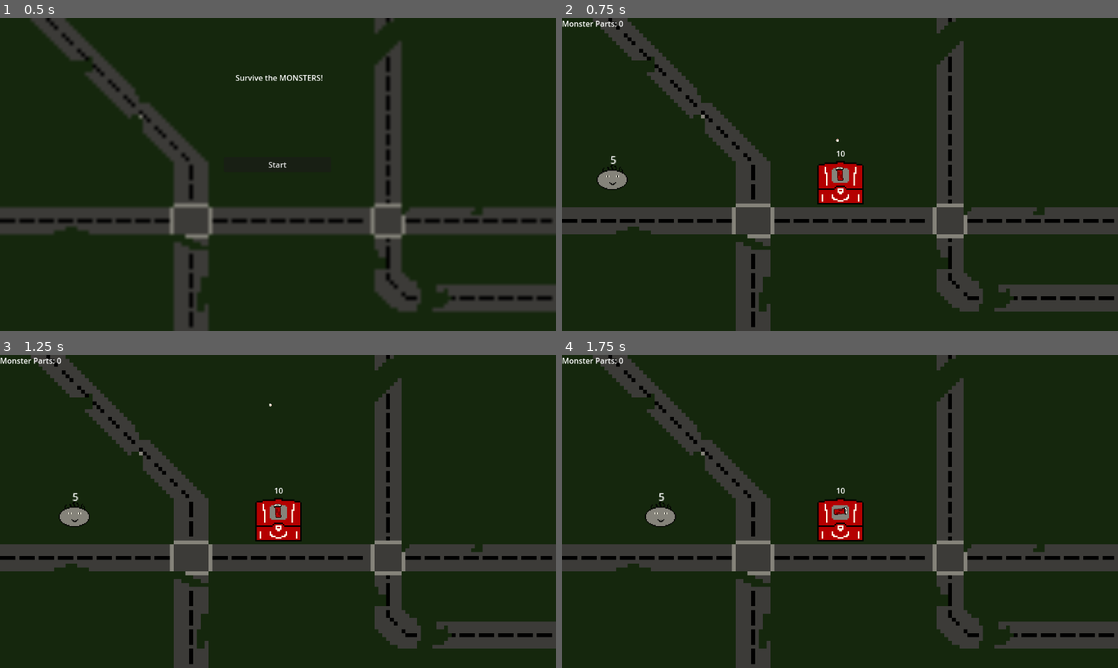
Above: before the commit, frames 1-4 (two rows, left to right).
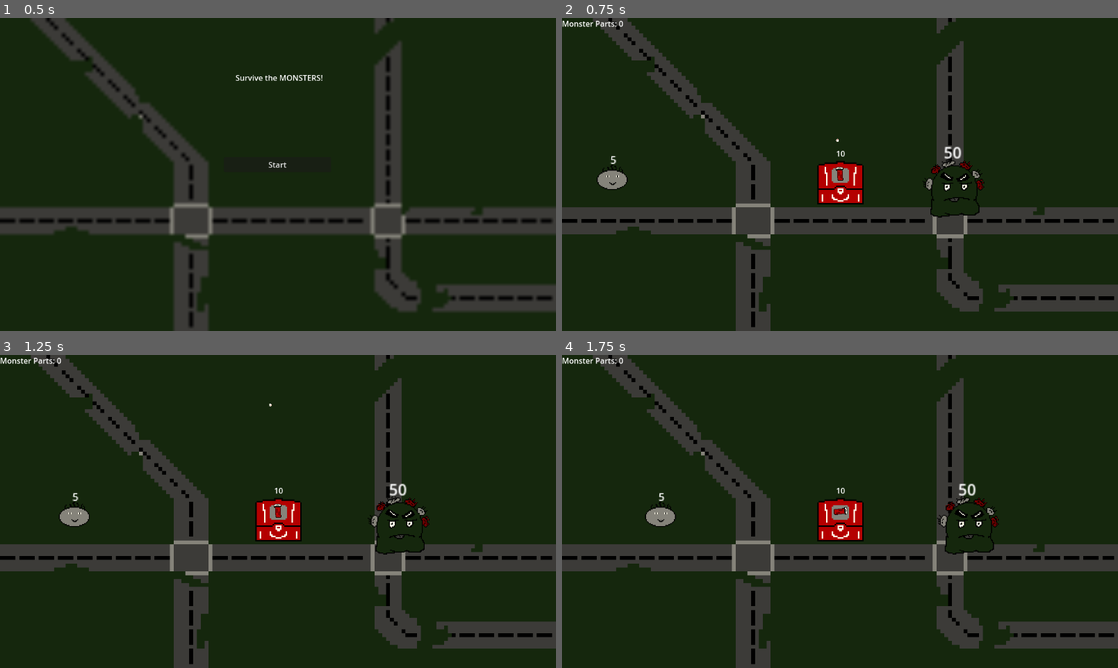
Above: after the commit, the same moments.

Repository: Jadale18/GWJ56-Entry
Game: Godot game, scene res://main_menu.tscn
Two runs of this game, one before a commit and one after it. Both use one fixed random seed, a clock stepped at 60 frames per second and the inputs below.
Inputs (mouse positions are in pixels of both pictures, inside the frame that each line leads up to):
- Up to frame 1 (0.5 s): no input
- Up to frame 2 (0.75 s): click "Start" at 0.5 s
- Up to frame 3 (1.25 s): no input
- Up to frame 4 (1.75 s): move the mouse to (962, 495) at 1.27 s; hold Right (ui_right) from 1.28 s (still down); hold A (Rotate_L) from 1.28 s (still down)

Frame 1 is identical in both runs. In frame 2, 1.2% of the frame differs, in the area x 64-76%, y 41-64%; in frame 3, 1.1%; in frame 4, 1.0%.

Commit message:
Death Animations

Diff:
--- a/Cannon.gd
+++ b/Cannon.gd
@@ -14,6 +14,7 @@
 
 # Called every frame. 'delta' is the elapsed time since the previous frame.
 func _process(delta):
+	check_death()
 	if ableToShoot:
 		look_at(get_global_mouse_position())
 		check_input()
@@ -21,6 +22,8 @@
 func check_input():
 	if Input.is_action_pressed("shoot") and not shooting:
 		shoot()
+
+func check_death():
 	if rounds_left == 0 and can_die == true:
 		queue_free()
 
--- /dev/null
+++ b/GPUParticles2D.gd
@@ -0,0 +1,7 @@
+extends GPUParticles2D
+
+func _ready():
+	emitting = true
+
+func _on_timer_timeout():
+	queue_free()
--- a/Shop.gd
+++ b/Shop.gd
@@ -2,23 +2,14 @@
 
 var parts = 0
 var wall_parts = 0
+var particlePath = preload('res://death_particles.tscn')
 signal cont
 signal cannonBought
 signal wallBought
 
-# Called when the node enters the scene tree for the first time.
-func _ready():
-	pass
 
 
-
-
-# Called every frame. 'delta' is the elapsed time since the previous frame.
-func _process(delta):
-	pass
-
-
-func _on_enemy_1_died(type):
+func _on_enemy_1_died(type, pos):
 	if type == 1:
 		parts += 1
 		$Label.text = 'Monster Parts: ' + var_to_str(parts)
@@ -33,6 +24,27 @@
 		parts += 20
 		$Label.text = 'Monster Parts: ' + var_to_str(parts)
 		$WallParts.text = 'Tough Monster Parts: ' + var_to_str(wall_parts)
+	spawn_death_particles(pos, type)
+
+func spawn_death_particles(pos, type):
+	var particles = particlePath.instantiate()
+	particles.position = pos
+	print(type)
+	if type == 1:
+		particles.process_material.color = 'white'
+		particles.process_material.scale_min = 0.1
+		particles.process_material.scale_max = 0.11
+	elif type == 2:
+		particles.process_material.color = 'red'
+		particles.process_material.scale_min = 0.2
+		particles.process_material.scale_max = 0.2
+	elif type == 3:
+		particles.process_material.color = 'green'
+		particles.scale = Vector2(3,3)
+		particles.process_material.scale_min = 0.5
+		particles.process_material.scale_max = 0.51
+
+	add_child(particles)
 
 
 
@@ -48,8 +60,8 @@
 
 
 func _on_new_cannon_button_down():
-	if parts >= 15:
-		parts -= 15
+	if parts >= 10:
+		parts -= 10
 		$Label.text = 'Monster Parts: ' + var_to_str(parts)
 		emit_signal("cannonBought")
 
--- a/boss.gd
+++ b/boss.gd
@@ -3,7 +3,7 @@
 var health = 50
 var velocity_dir = Vector2.RIGHT
 var speed = 30
-signal died(material)
+signal died(material, pos)
 
 func _physics_process(delta):
 	velocity = velocity_dir * speed
@@ -13,7 +13,7 @@
 func check_health():
 	$Label.text = var_to_str(health)
 	if health <= 0:
-		emit_signal('died', 3)
+		emit_signal('died', 3, position)
 		queue_free()
 
 func _on_boss_area_area_entered(area):
--- a/cannon.tscn
+++ b/cannon.tscn
@@ -29,7 +29,7 @@
 position = Vector2(16, 0)
 
 [node name="Timer" type="Timer" parent="."]
-wait_time = 0.15
+wait_time = 0.08
 
 [node name="CannonArea" type="Area2D" parent="."]
 
--- /dev/null
+++ b/death_particles.tscn
@@ -0,0 +1,44 @@
+[gd_scene load_steps=6 format=3 uid="uid://bkndxismsc4x1"]
+
+[ext_resource type="Texture2D" uid="uid://neqms0ho6ntj" path="res://Bullet.png" id="1_w8j0j"]
+[ext_resource type="Script" path="res://GPUParticles2D.gd" id="2_5i8av"]
+
+[sub_resource type="Gradient" id="Gradient_wglx1"]
+offsets = PackedFloat32Array(0, 0.554475, 1)
+colors = PackedColorArray(1, 1, 1, 1, 0.772549, 0.772549, 0.772549, 1, 0, 0, 0, 0)
+
+[sub_resource type="GradientTexture1D" id="GradientTexture1D_ikc7s"]
+gradient = SubResource("Gradient_wglx1")
+
+[sub_resource type="ParticleProcessMaterial" id="ParticleProcessMaterial_b8323"]
+lifetime_randomness = 0.18
+particle_flag_disable_z = true
+direction = Vector3(2.08165e-12, -1, 2.08165e-12)
+spread = 90.0
+gravity = Vector3(2.08165e-12, 2.08165e-12, 2.08165e-12)
+initial_velocity_min = 72.44
+initial_velocity_max = 232.69
+orbit_velocity_min = 0.0
+orbit_velocity_max = 2.08167e-14
+linear_accel_min = -3.12
+scale_min = 0.1
+scale_max = 0.1
+color = Color(0.890196, 0.890196, 0.890196, 1)
+color_ramp = SubResource("GradientTexture1D_ikc7s")
+
+[node name="DeathParticles" type="GPUParticles2D"]
+emitting = false
+amount = 100
+process_material = SubResource("ParticleProcessMaterial_b8323")
+texture = ExtResource("1_w8j0j")
+lifetime = 0.3
+one_shot = true
+explosiveness = 0.82
+trail_lifetime = 0.2
+script = ExtResource("2_5i8av")
+
+[node name="Timer" type="Timer" parent="."]
+wait_time = 5.0
+autostart = true
+
+[connection signal="timeout" from="Timer" to="." method="_on_timer_timeout"]
--- a/enemy_1.gd
+++ b/enemy_1.gd
@@ -3,7 +3,7 @@
 var health = 5
 var velocity_dir = Vector2.RIGHT
 var speed = 100
-signal died(material)
+signal died(material, where)
 var type = 1
 
 func _ready():
@@ -25,7 +25,7 @@
 func check_health():
 	$Label.text = var_to_str(health)
 	if health <= 0:
-		emit_signal('died', type)
+		emit_signal('died', type, position)
 		queue_free()
 
 func check_stuck():
--- a/main.gd
+++ b/main.gd
@@ -70,14 +70,14 @@
 		enemies_exist = false
 		for node in get_children():
 			if "Cannon" in node.name:
+				node.rounds_left -= 1
 				node.ableToShoot = false
-				node.rounds_left -= 1
 				if node.rounds_left == 1 and node.can_die:
 					get_node(node.get_path()).get_child(6).start()
 			if "Wall" in node.name:
 				node.starting_lifespan -= 1
 				if node.starting_lifespan == 1:
-					get_node(node.get_path()).get_child(3).start()
+					get_node(node.get_path()).get_child(2).start()
 
 
 func _on_shop_cont():
--- a/main.tscn
+++ b/main.tscn
@@ -1,10 +1,11 @@
-[gd_scene load_steps=8 format=3 uid="uid://b12bmd8sop5od"]
+[gd_scene load_steps=9 format=3 uid="uid://b12bmd8sop5od"]
 
 [ext_resource type="Script" path="res://main.gd" id="1_c3otq"]
 [ext_resource type="PackedScene" uid="uid://k7ql7daqq1kt" path="res://bunker.tscn" id="1_ngf4n"]
 [ext_resource type="PackedScene" uid="uid://doixoh75hajk2" path="res://cannon.tscn" id="1_x32ra"]
 [ext_resource type="Texture2D" uid="uid://g2hcaluue7qd" path="res://BG (4).png" id="2_jm8ah"]
 [ext_resource type="PackedScene" uid="uid://cmjngy5pnyo0p" path="res://enemy_1.tscn" id="3_gi6mn"]
+[ext_resource type="PackedScene" uid="uid://oj6y6s43nkgd" path="res://boss.tscn" id="5_m76ku"]
 [ext_resource type="PackedScene" uid="uid://b5kysgfllcfww" path="res://shop.tscn" id="6_486qw"]
 
 [sub_resource type="Curve2D" id="Curve2D_okigp"]
@@ -36,7 +37,7 @@
 rotation = -3.14082
 
 [node name="EnemySpawnTimer" type="Timer" parent="."]
-wait_time = 2.0
+wait_time = 1.5
 
 [node name="WaveTimer" type="Timer" parent="."]
 wait_time = 15.0
@@ -48,9 +49,13 @@
 [node name="Enemy1" parent="Shop" instance=ExtResource("3_gi6mn")]
 position = Vector2(84, 326)
 
+[node name="Boss" parent="Shop" instance=ExtResource("5_m76ku")]
+position = Vector2(805, 357)
+
 [connection signal="timeout" from="EnemySpawnTimer" to="." method="_on_timer_timeout"]
 [connection signal="timeout" from="WaveTimer" to="." method="_on_wave_timer_timeout"]
 [connection signal="cannonBought" from="Shop" to="." method="_on_shop_cannon_bought"]
 [connection signal="cont" from="Shop" to="." method="_on_shop_cont"]
 [connection signal="wallBought" from="Shop" to="." method="_on_shop_wall_bought"]
 [connection signal="died" from="Shop/Enemy1" to="Shop" method="_on_enemy_1_died"]
+[connection signal="died" from="Shop/Boss" to="Shop" method="_on_enemy_1_died"]
--- a/shop.tscn
+++ b/shop.tscn
@@ -37,7 +37,7 @@
 
 [node name="NewCannon" type="Button" parent="GridContainer"]
 layout_mode = 2
-text = "Cannon: 15 Parts"
+text = "Cannon: 10 Parts"
 
 [node name="NewWall" type="Button" parent="GridContainer"]
 visible = false
